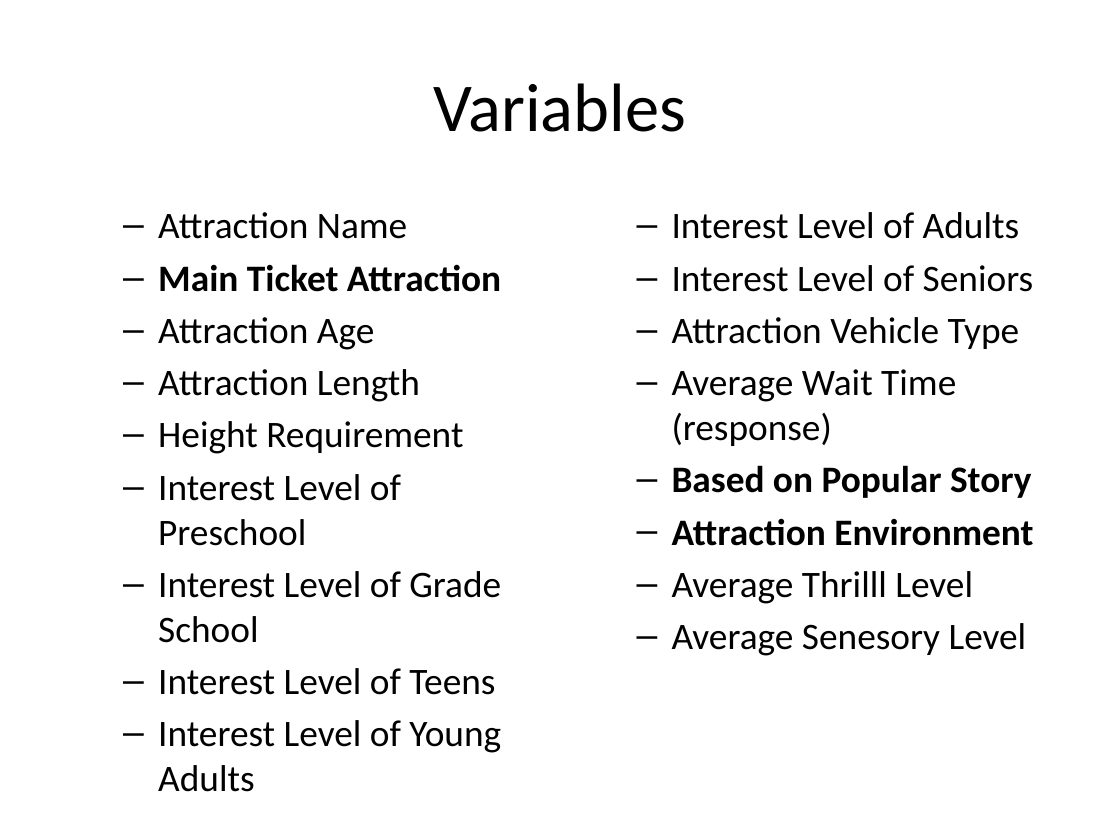
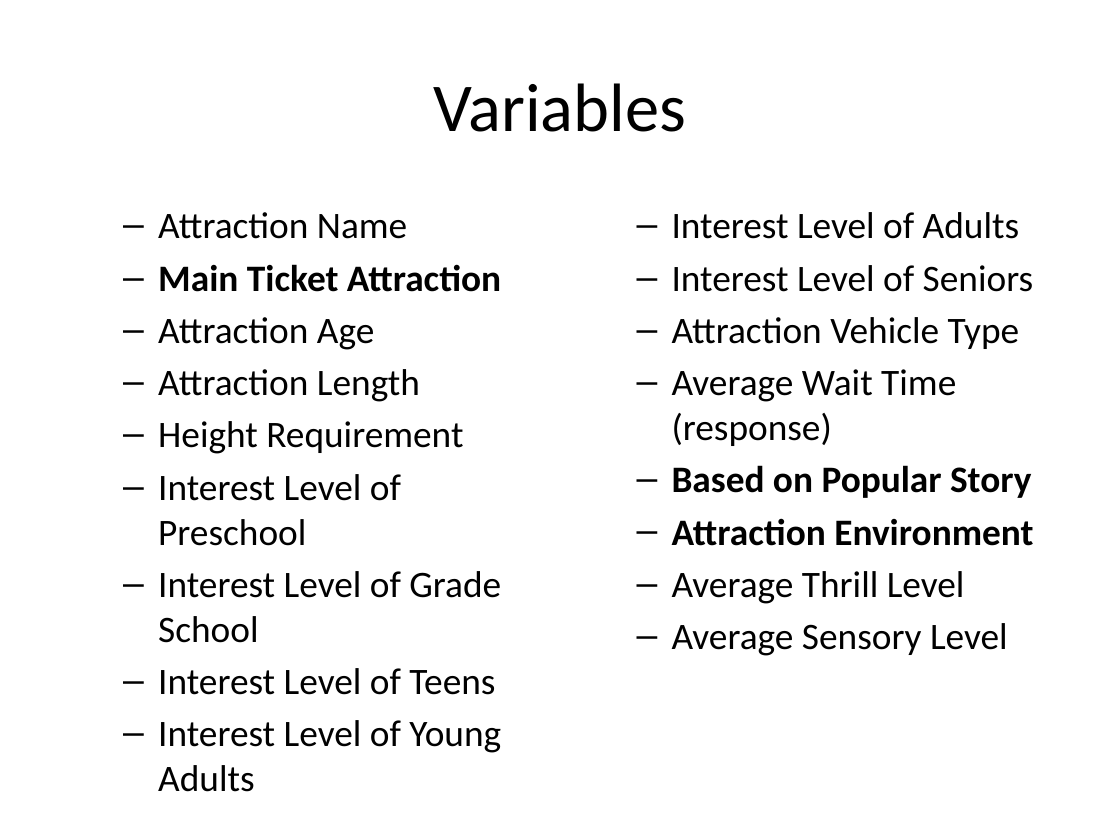
Before and after one commit to pearlmuensterman/Stat_361_Final_Project, a slide deck: slide 4 of Presentation.pptx. Drawn at 1120x840 pixels with LibreOffice and Linux fonts; fonts in the diff are those of the drawing. Boxes give left, top, right and bottom in pixels: in the first picture for what was removed or moved away, otherwise in the second. Text is boxed around its words. In the diff, an @@ line names an element or a change of style, - is before the commit and + after.

```diff
--- a/Presentation.pptx
+++ b/Presentation.pptx
@@ text at (x1=672, y1=571, x2=1008, y2=656): text changed @@
-  – Average Thrilll Level
-  – Average Senesory Level
+  – Average Thrill Level
+  – Average Sensory Level
```
Also in this commit, not shown: 1 other slide changed, 8 slides added, 1 other file.
